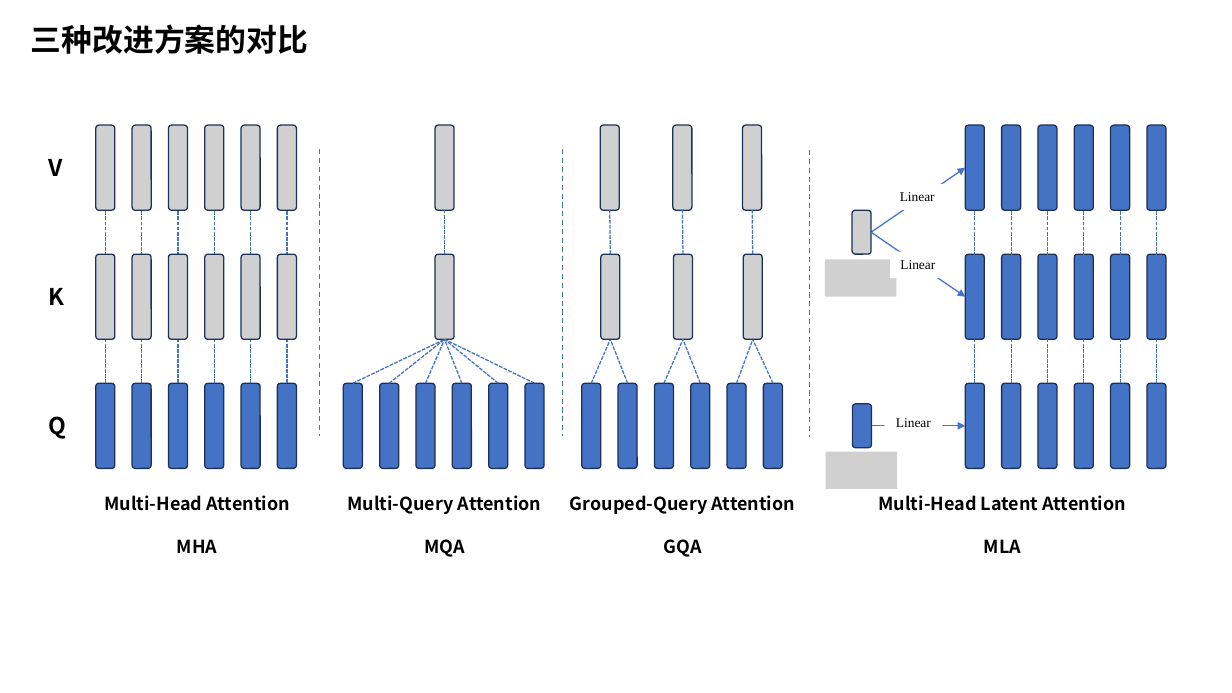
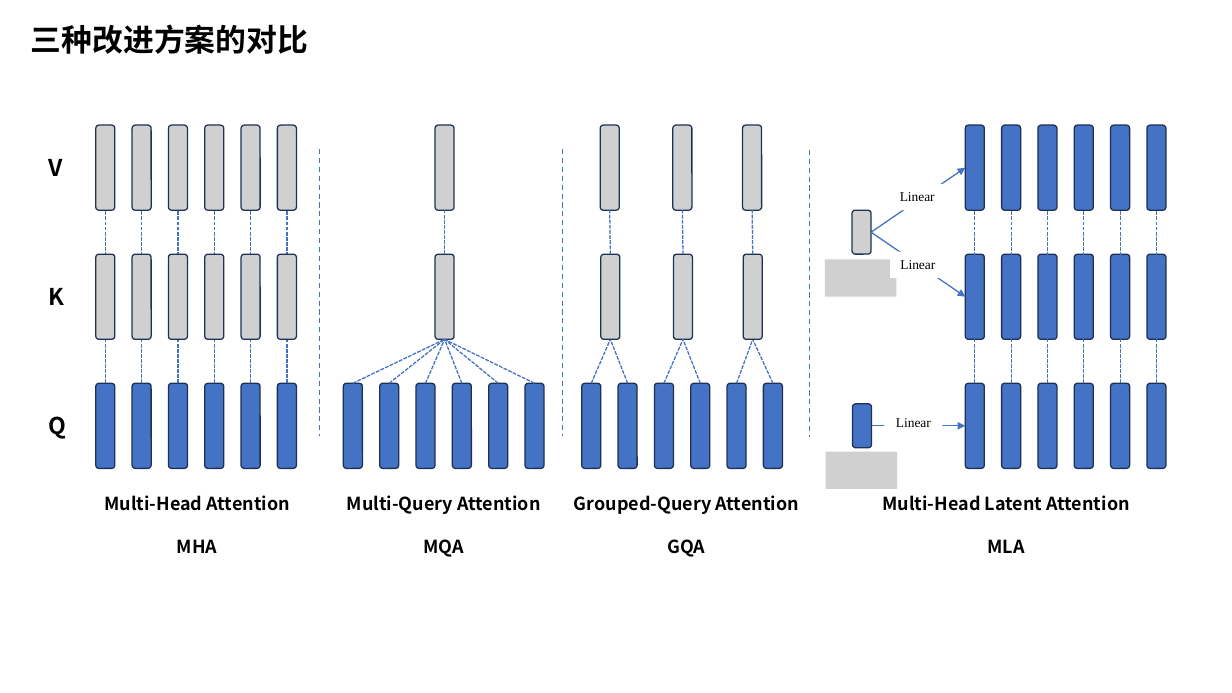
Before and after one commit to WZLHQ/Awesome-Reading-Notes, a slide deck: slide 4 of figures/Attention Mechanism.pptx. Drawn at 1232x693 pixels with LibreOffice and Linux fonts; fonts in the diff are those of the drawing; grey boxes stand for pictures. Boxes give left, top, right and bottom in pixels: in the first picture for what was removed or moved away, otherwise in the second. Text is boxed around its words. In the diff, an @@ line names an element or a change of style, - is before the commit and + after.

```diff
--- a/figures/Attention Mechanism.pptx
+++ b/figures/Attention Mechanism.pptx
@@ text "Grouped-Query Attention" moved from (x1=570, y1=495, x2=795, y2=557) to (x1=574, y1=495, x2=799, y2=557) @@
@@ text "Multi-Head Latent Attention" moved from (x1=878, y1=495, x2=1125, y2=553) to (x1=882, y1=495, x2=1129, y2=553) @@
```
Also in this commit, not shown: 1 other slide changed.
